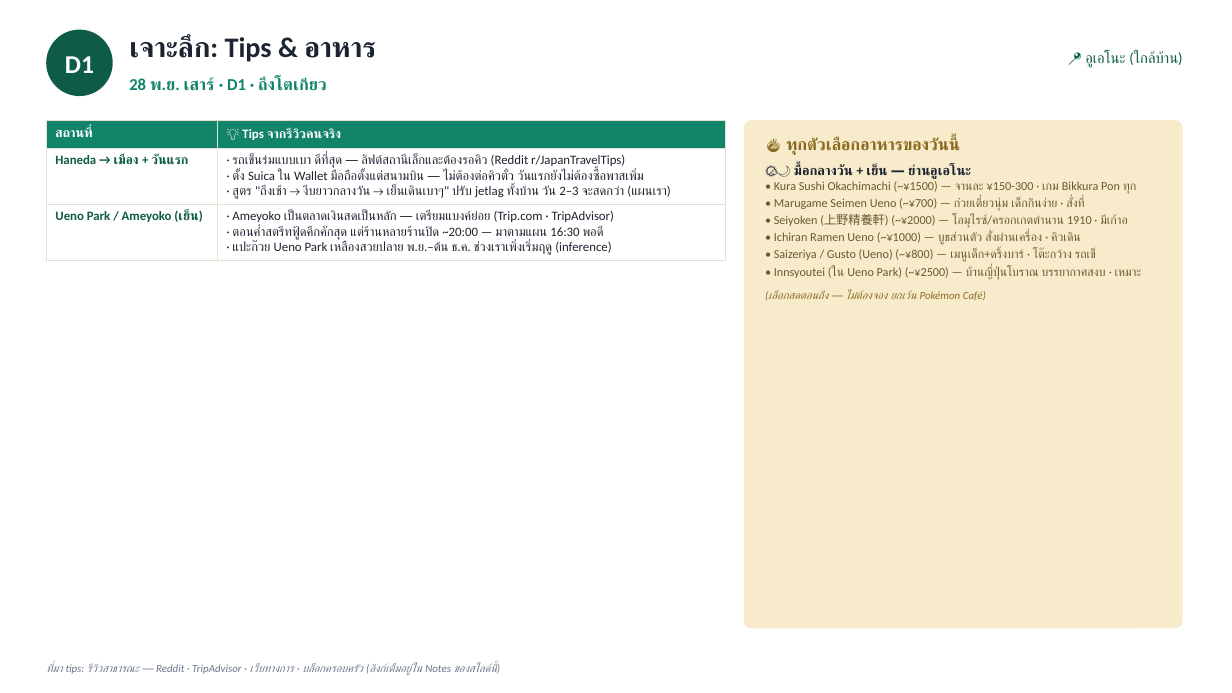
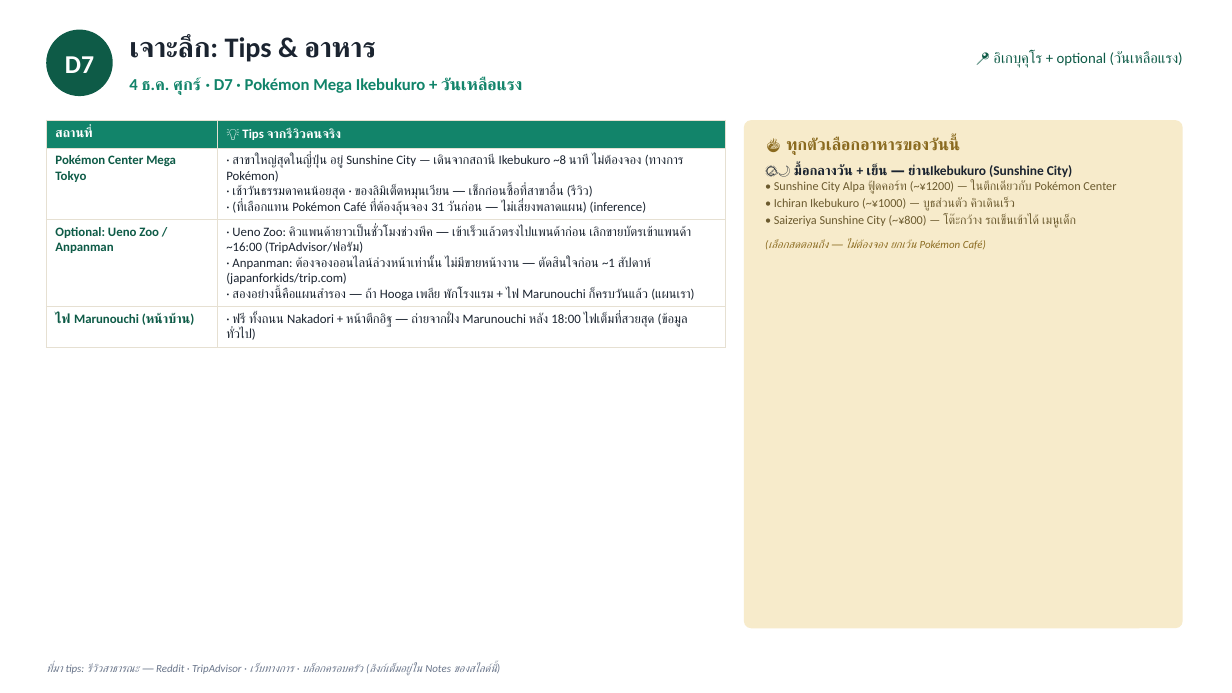
Before and after one commit to aphiwatgo5/tokyo-trip-planner, a slide deck: slide 16 of Tokyo_Trip_Plan_2026.pptx (slide 4 before the commit). Drawn at 1232x693 pixels with LibreOffice and Linux fonts; fonts in the diff are those of the drawing. Boxes give left, top, right and bottom in pixels: in the first picture for what was removed or moved away, otherwise in the second. Text is boxed around its words. In the diff, an @@ line names an element or a change of style, - is before the commit and + after.

```diff
--- a/Tokyo_Trip_Plan_2026.pptx
+++ b/Tokyo_Trip_Plan_2026.pptx
@@ text at box(65, 56, 94, 73): text changed @@
-D1
+D7
@@ text at box(993, 51, 1183, 68): text changed @@
-📍 อูเอโนะ (ใกล้บ้าน)
+📍 อิเกบุคุโร + optional (วันเหลือแรง)
@@ text at box(129, 78, 523, 95): text changed @@
-28 พ.ย. เสาร์ · D1 · ถึงโตเกียว
+4 ธ.ค. ศุกร์ · D7 · Pokémon Mega Ikebukuro + วันเหลือแรง
@@ table at box(46, 120, 726, 344) @@
-row 2: Haneda → เมือง + วันแรก | · รถเข็นร่มแบบเบา ดีที่สุด — ลิฟต์สถานีเล็กและต้องรอคิว (Reddit r/JapanTravelTips) / · ตั้ง Suica ใน Wallet มือถือตั้งแต่สนามบิน — ไม่ต้องต่อคิวตั๋ว วันแรกยังไม่ต้องซื้อพาสเพิ่ม / · สูตร "ถึงเช้า → งีบยาวกลางวัน → เย็นเดินเบาๆ" ปรับ jetlag ทั้งบ้าน วัน 2–3 จะสดกว่า (แผนเรา)
-row 3: Ueno Park / Ameyoko (เย็น) | · Ameyoko เป็นตลาดเงินสดเป็นหลัก — เตรียมแบงค์ย่อย (Trip.com · TripAdvisor) / · ตอนค่ำสตรีทฟู้ดคึกคักสุด แต่ร้านหลายร้านปิด ~20:00 — มาตามแผน 16:30 พอดี / · แปะก๊วย Ueno Park เหลืองสวยปลาย พ.ย.–ต้น ธ.ค. ช่วงเราเพิ่งเริ่มฤดู (inference)
+row 2: Pokémon Center Mega Tokyo | · สาขาใหญ่สุดในญี่ปุ่น อยู่ Sunshine City — เดินจากสถานี Ikebukuro ~8 นาที ไม่ต้องจอง (ทางการ Pokémon) / · เช้าวันธรรมดาคนน้อยสุด · ของลิมิเต็ตหมุนเวียน — เช็กก่อนซื้อที่สาขาอื่น (รีวิว) / · (ที่เลือกแทน Pokémon Café ที่ต้องลุ้นจอง 31 วันก่อน — ไม่เสี่ยงพลาดแผน) (inference)
+row 3: Optional: Ueno Zoo / Anpanman | · Ueno Zoo: คิวแพนด้ายาวเป็นชั่วโมงช่วงพีค — เข้าเร็วแล้วตรงไปแพนด้าก่อน เลิกขายบัตรเข้าแพนด้า ~16:00 (TripAdvisor/ฟอรัม) / · Anpanman: ต้องจองออนไลน์ล่วงหน้าเท่านั้น ไม่มีขายหน้างาน — ตัดสินใจก่อน ~1 สัปดาห์ (japanforkids/trip.com) / · สองอย่างนี้คือแผนสำรอง — ถ้า Hooga เพลีย พักโรงแรม + ไฟ Marunouchi ก็ครบวันแล้ว (แผนเรา)
+row 4: ไฟ Marunouchi (หน้าบ้าน) | · ฟรี ทั้งถนน Nakadori + หน้าตึกอิฐ — ถ่ายจากฝั่ง Marunouchi หลัง 18:00 ไฟเต็มที่สวยสุด (ข้อมูลทั่วไป)
@@ text at box(774, 164, 1116, 228): text changed @@
-🌤🌙 มื้อกลางวัน + เย็น — ย่านอูเอโนะ
-• Kura Sushi Okachimachi (~¥1500) — จานละ ¥150-300 · เกม Bikkura Pon ทุก
-• Marugame Seimen Ueno (~¥700) — ก๋วยเตี๋ยวนุ่ม เด็กกินง่าย · สั่งที่
-• Seiyoken (上野精養軒) (~¥2000) — โอมุไรซ์/ครอกเกตตำนาน 1910 · มีเก้าอ
-• Ichiran Ramen Ueno (~¥1000) — บูธส่วนตัว สั่งผ่านเครื่อง · คิวเดิน
-• Saizeriya / Gusto (Ueno) (~¥800) — เมนูเด็ก+ดริ้งบาร์ · โต๊ะกว้าง รถเข็
-• Innsyoutei (ใน Ueno Park) (~¥2500) — บ้านญี่ปุ่นโบราณ บรรยากาศสงบ · เหมาะ
+🌤🌙 มื้อกลางวัน + เย็น — ย่านIkebukuro (Sunshine City)
+• Sunshine City Alpa ฟู้ดคอร์ท (~¥1200) — ในตึกเดียวกับ Pokémon Center
+• Ichiran Ikebukuro (~¥1000) — บูธส่วนตัว คิวเดินเร็ว
+• Saizeriya Sunshine City (~¥800) — โต๊ะกว้าง รถเข็นเข้าได้ เมนูเด็ก
```
Also in this commit, not shown: 18 other slides changed, 27 other files.
